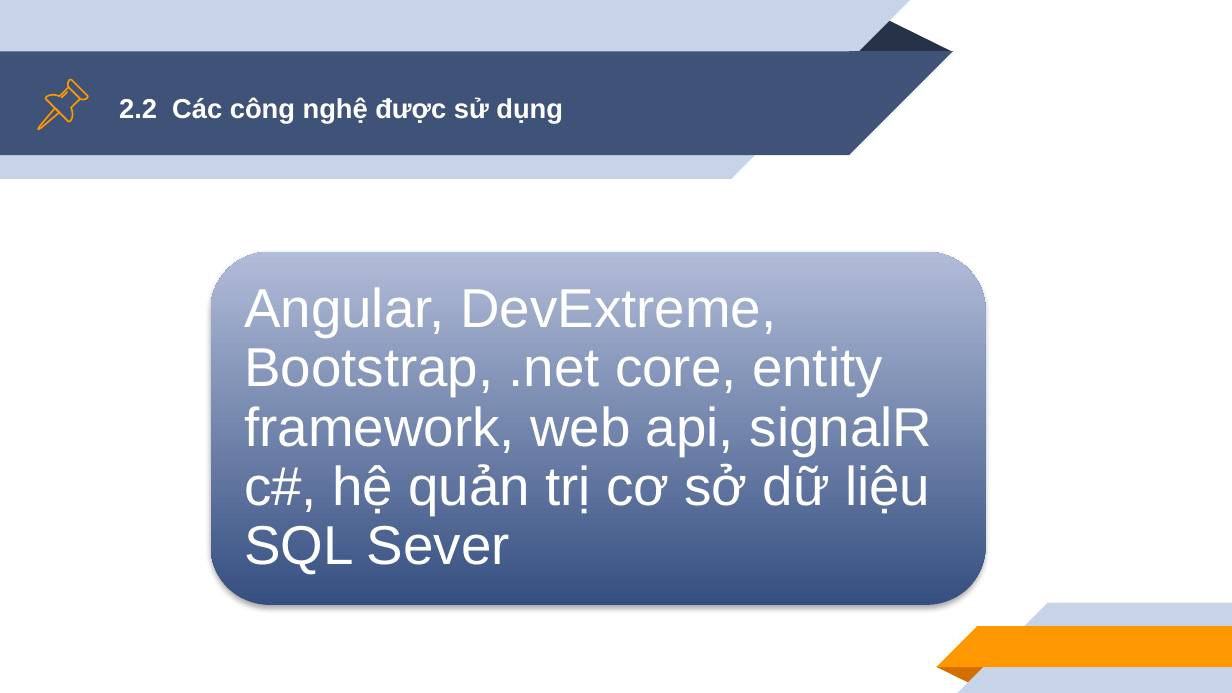
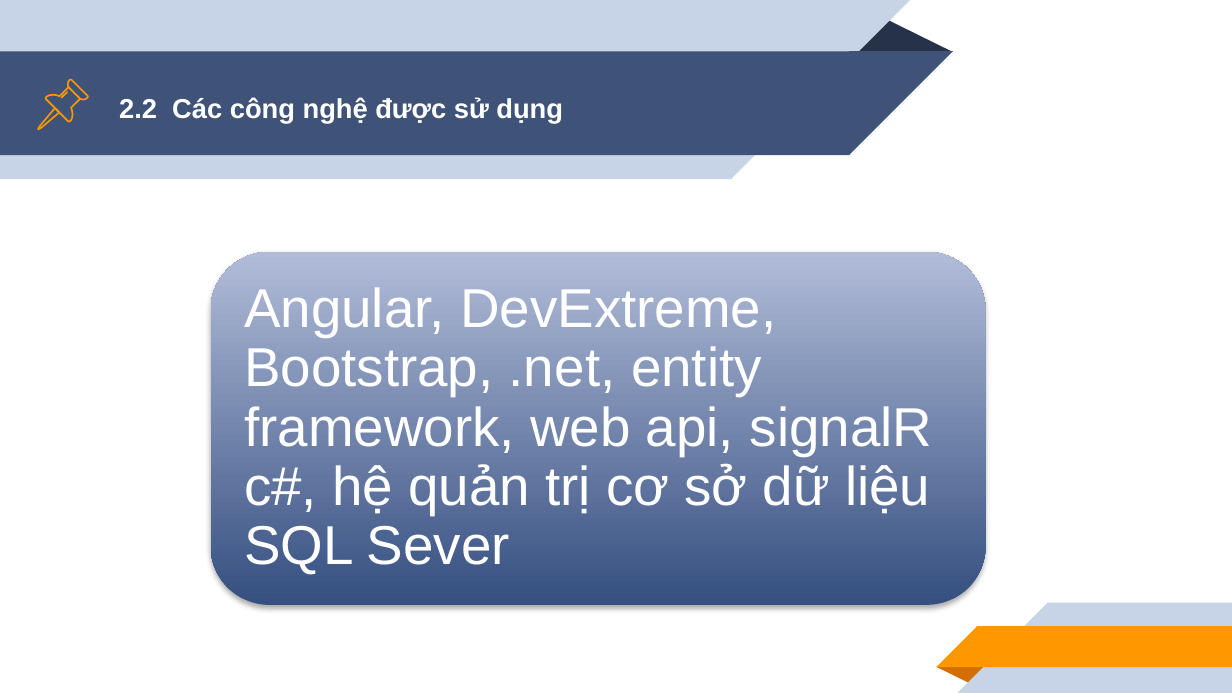
Before and after one commit to khiendz/GraduationProject, a slide deck: slide 8 of Document/slide.pptx. Drawn at 1232x693 pixels with LibreOffice and Linux fonts; fonts in the diff are those of the drawing. Boxes give left, top, right and bottom in pixels: in the first picture for what was removed or moved away, otherwise in the second. Text is boxed around its words. In the diff, an @@ line names an element or a change of style, - is before the commit and + after.

```diff
--- a/Document/slide.pptx
+++ b/Document/slide.pptx
@@ text at (x1=244, y1=287, x2=933, y2=574): text changed @@
-Angular, DevExtreme, Bootstrap, .net core, entity framework, web api, signalR c#, hệ quản trị cơ sở dữ liệu SQL Sever
+Angular, DevExtreme, Bootstrap, .net, entity framework, web api, signalR c#, hệ quản trị cơ sở dữ liệu SQL Sever
```
Also in this commit, not shown: 5 other slides changed, 22 other files.
